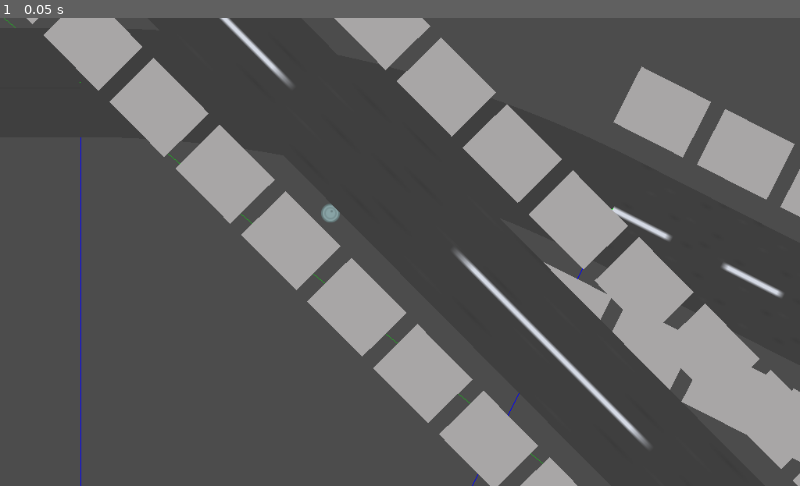
Above: before the commit, frame 1.
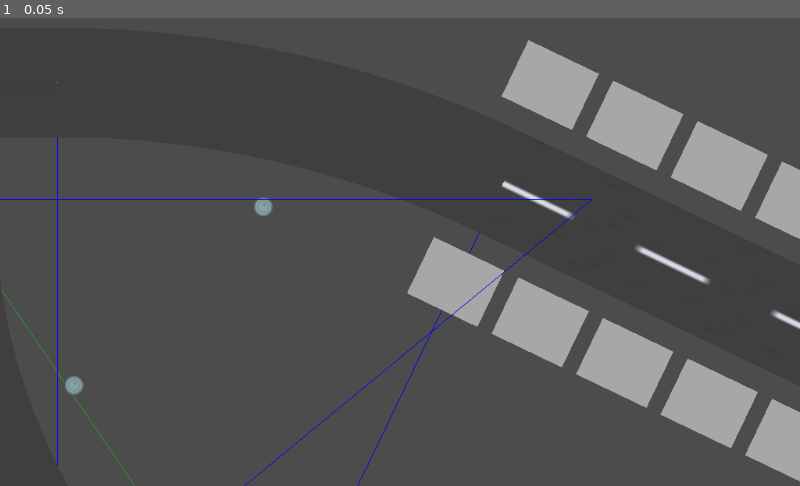
Above: after the commit, the same moment.

Repository: Zireael07/2DFreeRoamRacerRoguelike
Game: Godot game, scene res://intersections_2D.tscn
The game is run twice, just before and just after one commit, with the same random seed, the same clock (stepped at 60 frames per second) and the same inputs. This scene is started directly instead of the project's main scene.
Inputs:
- Up to frame 1 (0.05 s): no input

The runs differ from the first frame. In frame 1, 28% of the frame differs, in the area x 0-100%, y 0-100%.

Commit message:
fix: non-symmetry when connecting intersections

Diff:
--- a/intersection2D.gd
+++ b/intersection2D.gd
@@ -4,7 +4,7 @@
 # class member variables go here, for example:
 # points
 var point_one = Vector2(0,10*15) #15 px = 1 m
-var point_two = Vector2(12*15,0)
+var point_two = Vector2(10*15,0)
 var point_three = Vector2(0,-10*15)
 
 var open_exits = [point_one, point_two, point_three]
--- a/intersection2D.tscn
+++ b/intersection2D.tscn
@@ -3,23 +3,9 @@
 [ext_resource path="res://intersection2D.gd" type="Script" id=1]
 [ext_resource path="res://road.png" type="Texture" id=2]
 
-[node name="Node2D" type="Node2D" index="0"]
+[node name="Node2D" type="Node2D"]
+script = ExtResource( 1 )
 
-script = ExtResource( 1 )
-width = 70
-
-[node name="Polygon2D" type="Polygon2D" parent="." index="0"]
-
+[node name="Polygon2D" type="Polygon2D" parent="."]
+texture = ExtResource( 2 )
 polygon = PoolVector2Array( -70, 150, 70, 150, 70, 70, 180, 70, 180, -70, 70, -70, 70, -150, -70, -150 )
-uv = PoolVector2Array(  )
-color = Color( 1, 1, 1, 1 )
-vertex_colors = PoolColorArray(  )
-offset = Vector2( 0, 0 )
-antialiased = false
-texture = ExtResource( 2 )
-texture_offset = Vector2( 0, 0 )
-texture_scale = Vector2( 1, 1 )
-texture_rotation_degrees = 0.0
-invert_enable = false
-invert_border = 100.0
-_sections_unfolded = [ "Texture" ]
--- a/intersections2D.gd
+++ b/intersections2D.gd
@@ -26,6 +26,9 @@
 		#debug
 		#top_node.set_owner(self)
 
+		# corner points are calculated here once, using distance from src_extended to src_exit
+		# therefore if distance from dest_extended to dest_exit is different, it breaks
+		# TODO: maybe fix?
 		var corner_points = get_corner_points(one, two, loc_src_extended, loc_dest_extended, loc_src_extended.distance_to(loc_src_exit))
 
 		var intersect = get_intersection(corner_points[0], corner_points[1], loc_src_extended)
@@ -46,6 +49,8 @@
 
 func get_corner_points(one, two, loc_src_extended, loc_dest_extended, dist):
 	var corners = []
+
+	# multiplying by dist ensures that points are equidistant
 
 	# B-A = A-> B
 	var vec_back = get_child(one).get_position() - loc_src_extended
--- a/intersections2D_test.gd
+++ b/intersections2D_test.gd
@@ -9,7 +9,10 @@
 
 	connect_intersections(1,0)
 	connect_intersections(0,2)
-	connect_intersections(1,2)
+	connect_intersections(1,3)
+	connect_intersections(3,2)
+	# unfortunate proof that ordering matters
+	#connect_intersections(0,3)
 
 
 func connect_intersections(one, two):
--- a/intersections_2D.tscn
+++ b/intersections_2D.tscn
@@ -3,26 +3,17 @@
 [ext_resource path="res://intersections2D_test.gd" type="Script" id=1]
 [ext_resource path="res://intersection2D.tscn" type="PackedScene" id=2]
 
-[node name="Node2D" type="Node2D" index="0"]
-
+[node name="Node2D" type="Node2D"]
 script = ExtResource( 1 )
 
-[node name="Node2D" parent="." index="0" instance=ExtResource( 2 )]
+[node name="Node2D" parent="." instance=ExtResource( 2 )]
+position = Vector2( 2000, 1312.5 )
 
-position = Vector2( 2000, 1312.5 )
-_sections_unfolded = [ "Transform" ]
+[node name="Node2D4" parent="." instance=ExtResource( 2 )]
+position = Vector2( -76.75, 82.5 )
 
-[node name="Node2D4" parent="." index="1" instance=ExtResource( 2 )]
+[node name="Node2D3" parent="." instance=ExtResource( 2 )]
+position = Vector2( 3206, 2500 )
 
-position = Vector2( -76.75, 82.5 )
-_sections_unfolded = [ "Transform" ]
-
-[node name="Node2D3" parent="." index="2" instance=ExtResource( 2 )]
-
-position = Vector2( 3206, 2500 )
-_sections_unfolded = [ "Transform" ]
-
-[node name="Node2D2" parent="." index="3" instance=ExtResource( 2 )]
-
+[node name="Node2D2" parent="." instance=ExtResource( 2 )]
 position = Vector2( 2212.5, 3757.5 )
-_sections_unfolded = [ "Transform" ]
